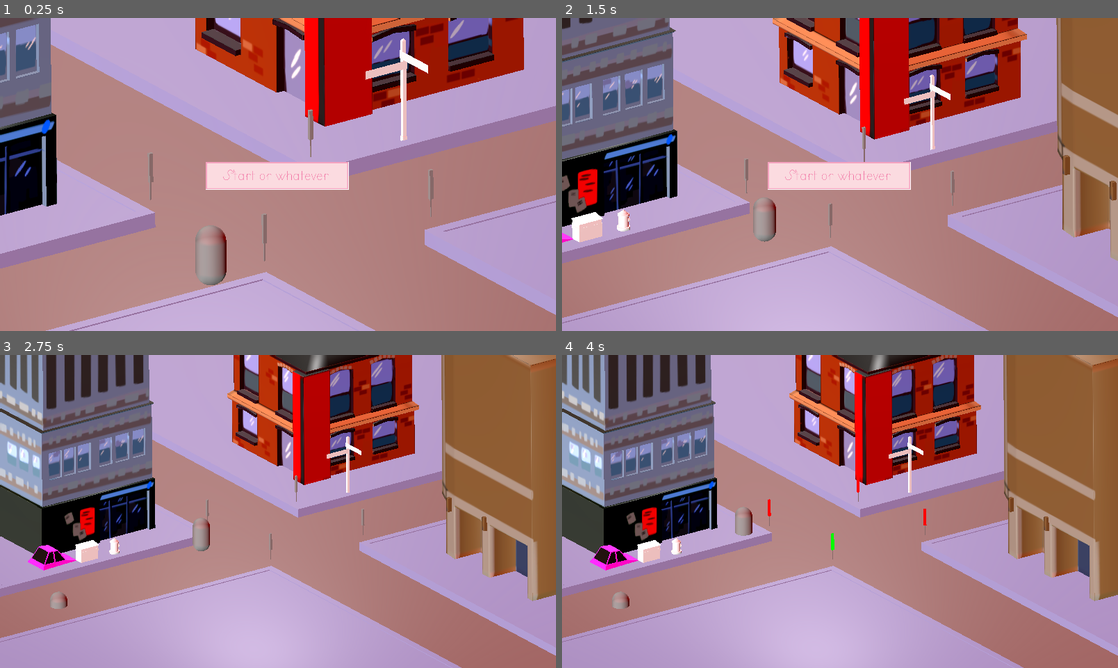
Above: before the commit, frames 1-4 (two rows, left to right).
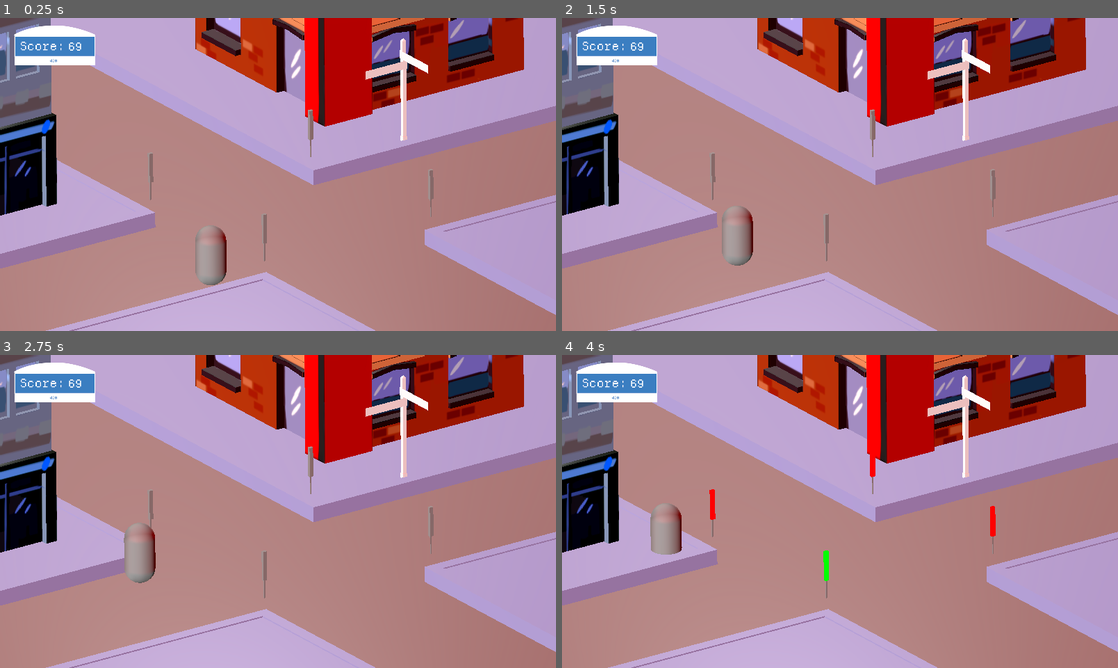
Above: after the commit, the same moments.

Repository: caizoryan/gamejam001
Game: Godot game, scene res://test_scene.tscn
Two runs of this game, one before a commit and one after it. Both use one fixed random seed, a clock stepped at 60 frames per second and the inputs below.
Inputs (mouse positions are in pixels of both pictures, inside the frame that each line leads up to):
- Up to frame 1 (0.25 s): no input
- Up to frame 2 (1.5 s): click (840, 174) at 0.52 s; tap Enter at 1.25 s; move the mouse to (962, 158) at 1.27 s; hold Right (key_right) from 1.28 s (still down); click (962, 158) at 1.35 s
- Up to frame 3 (2.75 s): move the mouse to (166, 527) at 2.02 s; release Right (key_right) at 2.03 s; hold Down (key_down) from 2.03 s (still down); tap E at 2.1 s
- Up to frame 4 (4 s): move the mouse to (895, 442) at 2.77 s; release Down (key_down) at 2.78 s; hold Right (key_right) 2.78-3.53 s; tap 1 at 2.85 s; move the mouse to (812, 574) at 3.52 s; hold Up (key_up) from 3.53 s (still down); tap 2 at 3.6 s

The runs differ from the first frame. In frame 1, 4.0% of the frame differs, in the area x 2-63%, y 2-55%; in frame 2, 44%; in frame 3, 59%, in the area x 0-100%, y 0-100%; in frame 4, 59%.

Commit message:
bg audio and stuff

Diff:
--- /dev/null
+++ b/score.gd
@@ -0,0 +1,9 @@
+extends Control
+
+@export var label: Label
+
+func _on_score(score):
+	label.text = str(score)
+
+func _ready() -> void:
+	_on_score(69)
--- a/test_scene.tscn
+++ b/test_scene.tscn
@@ -6,11 +6,15 @@
 [ext_resource type="PackedScene" uid="uid://11l6gq0gsqrm" path="res://road.tscn" id="4_coq8p"]
 [ext_resource type="Script" uid="uid://ojr6fjgro7d2" path="res://traffic_main.gd" id="4_vr1i5"]
 [ext_resource type="Script" uid="uid://c4os3vhaeqgol" path="res://pedestrian_follow.gd" id="7_buypi"]
+[ext_resource type="FontFile" uid="uid://bhmn30vnis3g6" path="res://assets/dep.otf" id="8_0k8yu"]
 [ext_resource type="PackedScene" uid="uid://cktr3xk3eikwy" path="res://pedestrian.tscn" id="8_buypi"]
 [ext_resource type="PackedScene" uid="uid://dwrl5vgowu4sk" path="res://assets/testscene02.glb" id="8_njel3"]
 [ext_resource type="Script" uid="uid://cwyp1qopy50w4" path="res://start.gd" id="8_vr1i5"]
+[ext_resource type="Script" uid="uid://bugtf2ddmbo5x" path="res://score.gd" id="9_hiucn"]
 [ext_resource type="Texture2D" uid="uid://dgs6i11kpxa5d" path="res://assets/testscene01_RGB.png" id="9_njel3"]
-[ext_resource type="Texture2D" uid="uid://buuchvchgrx2o" path="res://assets/buttons/start.png" id="9_rpuu0"]
+[ext_resource type="Texture2D" uid="uid://ce11q7lh6ia8c" path="res://assets/buttons/1x/start.png" id="9_oo8pe"]
+[ext_resource type="Texture2D" uid="uid://d24vjpc8wccob" path="res://assets/buttons/1x/start_hovered.png" id="10_4gito"]
+[ext_resource type="Texture2D" uid="uid://s5b43pe32gdi" path="res://assets/buttons/1x/score.png" id="10_k6its"]
 
 [sub_resource type="PlaneMesh" id="PlaneMesh_coq8p"]
 
@@ -23,8 +27,8 @@
 point_count = 2
 
 [sub_resource type="LabelSettings" id="LabelSettings_buypi"]
+font = ExtResource("8_0k8yu")
 font_size = 38
-font_color = Color(1, 0, 0.313726, 1)
 
 [sub_resource type="PanoramaSkyMaterial" id="PanoramaSkyMaterial_buypi"]
 panorama = ExtResource("9_njel3")
@@ -102,7 +106,7 @@
 [node name="Car" parent="." instance=ExtResource("1_ia1lp")]
 transform = Transform3D(1, 0, 0, 0, 1, 0, 0, 0, 1, -4.77724, 0, 13.0851)
 
-[node name="CollisionShape3D" parent="Car" index="0"]
+[node name="CollisionShape3D" parent="Car" index="1"]
 transform = Transform3D(1, 0, 0, 0, 1, 0, 0, 0, 1, 0.0491695, 0.619167, -0.246745)
 
 [node name="Path3D" type="Path3D" parent="."]
@@ -134,7 +138,33 @@
 text = "YOU WON!"
 label_settings = SubResource("LabelSettings_buypi")
 
+[node name="score" type="Control" parent="." node_paths=PackedStringArray("label")]
+layout_mode = 3
+anchors_preset = 0
+offset_right = 40.0
+offset_bottom = 40.0
+script = ExtResource("9_hiucn")
+label = NodePath("Label")
+
+[node name="TextureRect" type="TextureRect" parent="score"]
+layout_mode = 0
+offset_left = 46.0
+offset_top = 23.0
+offset_right = 328.0
+offset_bottom = 162.0
+texture = ExtResource("10_k6its")
+expand_mode = 1
+
+[node name="Label" type="Label" parent="score"]
+offset_left = 233.0
+offset_top = 72.0
+offset_right = 430.0
+offset_bottom = 125.0
+text = "0"
+label_settings = SubResource("LabelSettings_buypi")
+
 [node name="start" type="Control" parent="." node_paths=PackedStringArray("start_button", "camera")]
+visible = false
 layout_mode = 3
 anchors_preset = 0
 offset_right = 40.0
@@ -149,7 +179,8 @@
 offset_top = 495.0
 offset_right = 1203.0
 offset_bottom = 591.0
-texture_normal = ExtResource("9_rpuu0")
+texture_normal = ExtResource("9_oo8pe")
+texture_hover = ExtResource("10_4gito")
 
 [node name="Scene" parent="." instance=ExtResource("8_njel3")]
 transform = Transform3D(1, 0, 0, 0, 1, 0, 0, 0, 1, 0.0598951, 0.17139, -0.115836)
Not shown, added: assets/background.mp3.import
Binary file added: assets/buttons/1x/score.png
Not shown, added: assets/buttons/1x/score.png.import
Binary file added: assets/buttons/1x/start.png
Not shown, added: assets/buttons/1x/start.png.import
Binary file added: assets/buttons/1x/start_hovered.png
Not shown, added: assets/buttons/1x/start_hovered.png.import
Binary file added: assets/dep.otf
Not shown, added: assets/dep.otf.import
Not shown, added: score.gd.uid
Not shown: 1 places in test_scene.tscn that only renumber resources
Not shown, added: assets/background.mp3
